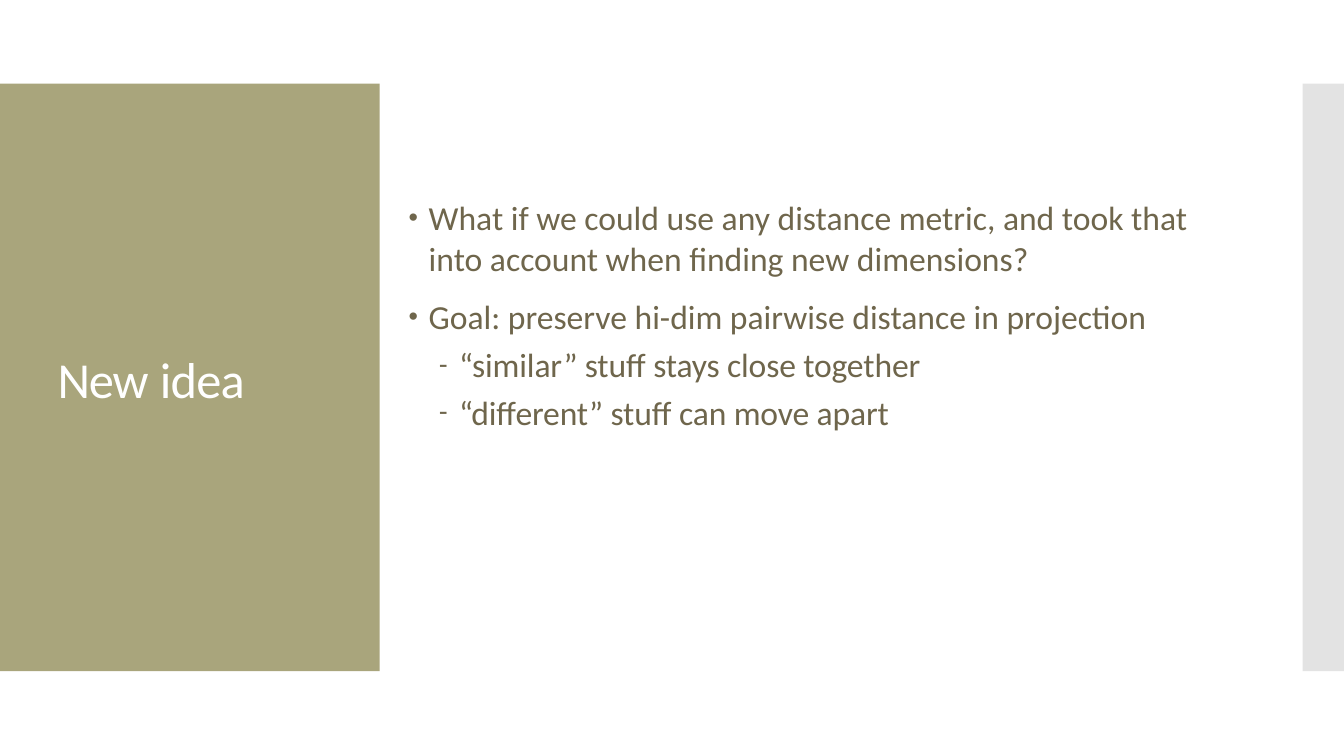
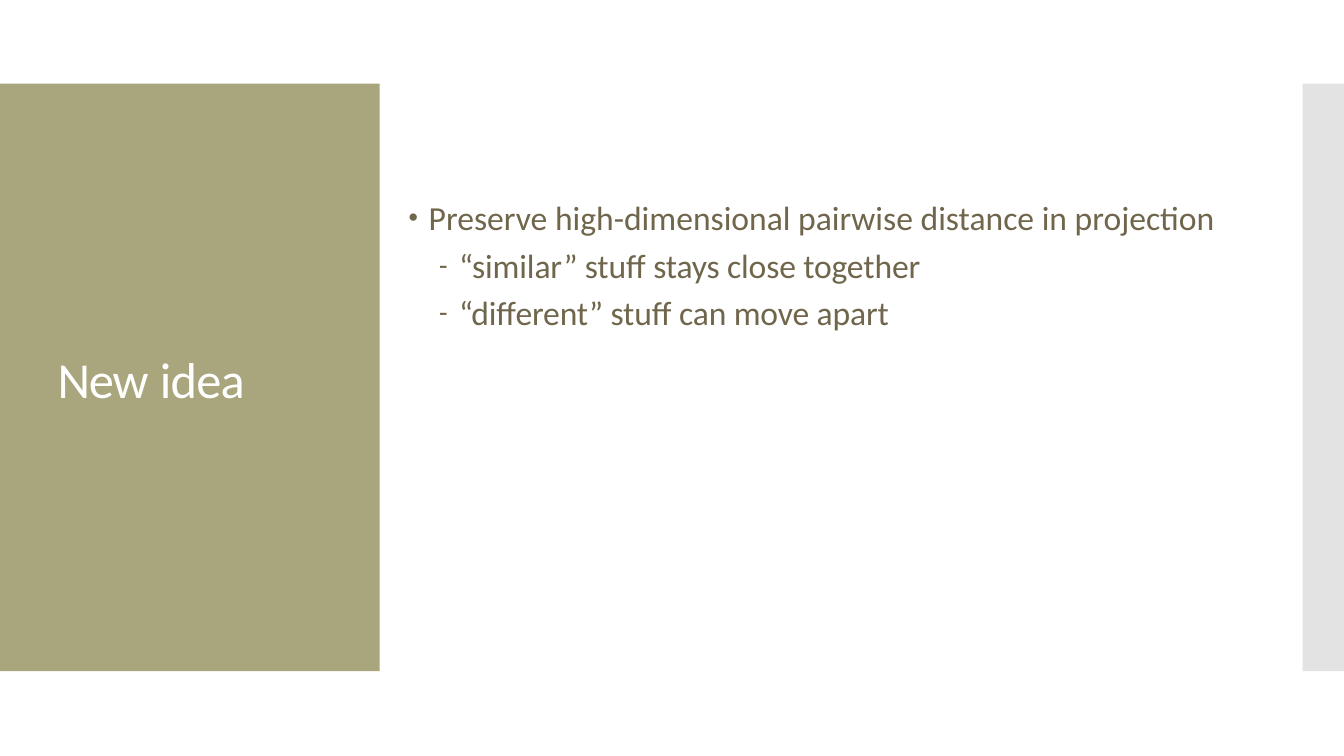
Before and after one commit to amosca01/SDS-CS235, a slide deck: slide 36 of slides/13-big-data.pptx (slide 32 before the commit). Drawn at 1344x756 pixels with LibreOffice and Linux fonts; fonts in the diff are those of the drawing. Boxes give left, top, right and bottom in pixels: in the first picture for what was removed or moved away, otherwise in the second. Text is boxed around its words. In the diff, an @@ line names an element or a change of style, - is before the commit and + after.

```diff
--- a/slides/13-big-data.pptx
+++ b/slides/13-big-data.pptx
@@ text at [429, 206, 1215, 236]: text changed @@
-• What if we could use any distance metric, and took that into account when finding new dimensions?
-• Goal: preserve hi-dim pairwise distance in projection
+• Preserve high-dimensional pairwise distance in projection
```
Also in this commit, not shown: 12 other slides changed, 17 slides added, 15 slides removed, 5 other files.
